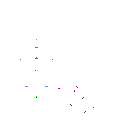
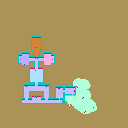
Before/after of a 128×128 layered artwork. What changed in the layer stack:
painted on "stuff" over [24, 49, 41, 65]
showed "subzones", painted on it over [19, 38, 97, 114]
showed "tiles" over [0, 0, 128, 128]
